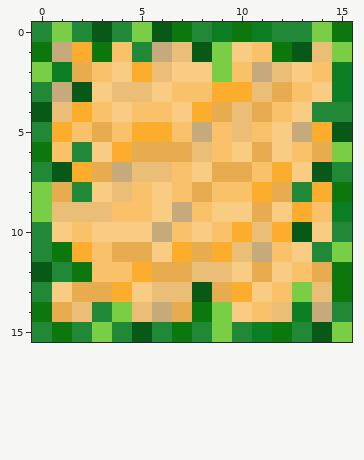
Pixel-art sprite: res/tiles/sand_grass.png. Above is the file before it was changed.
The file is 16x16 pixels.
After the commit:
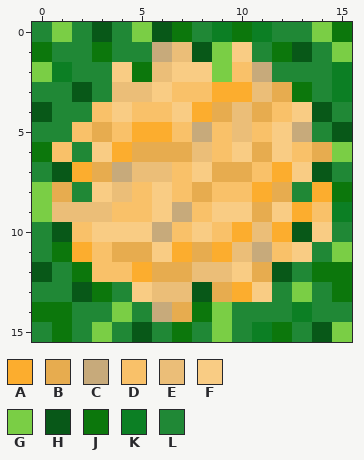
Palette (. is transparent): A #fcad2e  B #e7ac4f  C #c7aa7b  D #f9c169  E #ebbe78  F #f9cc84  G #7ace45  H #085818  J #0c770c  K #0c7f24  L #208836
Edits made:
@@ x 0..15 @@
  0 LGLHLGHJLKJKLLGJ
- 1 JCAJDLCEHGFDJHEG
- 2 GKBDFAEFFGDCEFDK
- 3 LCHFEEFDDAAEBDFK
- 4 HEADFDDFABEBDFLL
- 5 LADBDAADCDEDFCAH
+ 1 JLLJLLCEHGFLJHLG
+ 2 GKLLFJEFFGDCLLLK
+ 3 LLHLEEFDDAAEBJLK
+ 4 HLLDFDDFABEBDFHL
+ 5 LLDBDAADCDEDFCLH
  6 JDLFABBBEDFBFDBG
@@ x 0..15 @@
  9 GEEEDDFCDFFBFADK
-10 LFDFFFCDFDAEAHFL
+10 LHDFFFCDFDAEAHFL
 11 LJADBBFABAECDFLG
-12 HLJDDABBEEFBFDBJ
-13 LFBBAFEEHBAFDGEJ
-14 JBELGECBJGFDEKCL
+12 HLJDDABBEEFBHLJJ
+13 LLHJLFEEHBAFLGLJ
+14 JJLLGLCBJGLLLKLL
 15 LJLGLHLJLGLKJLHG
